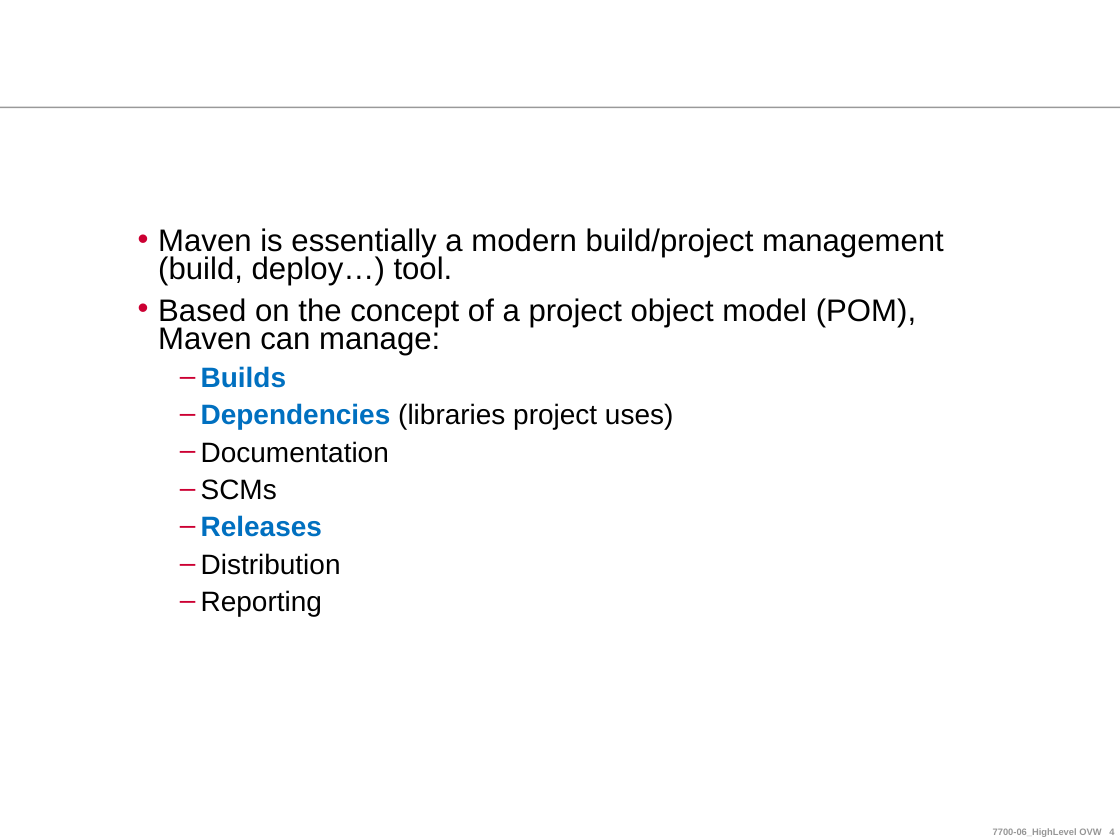
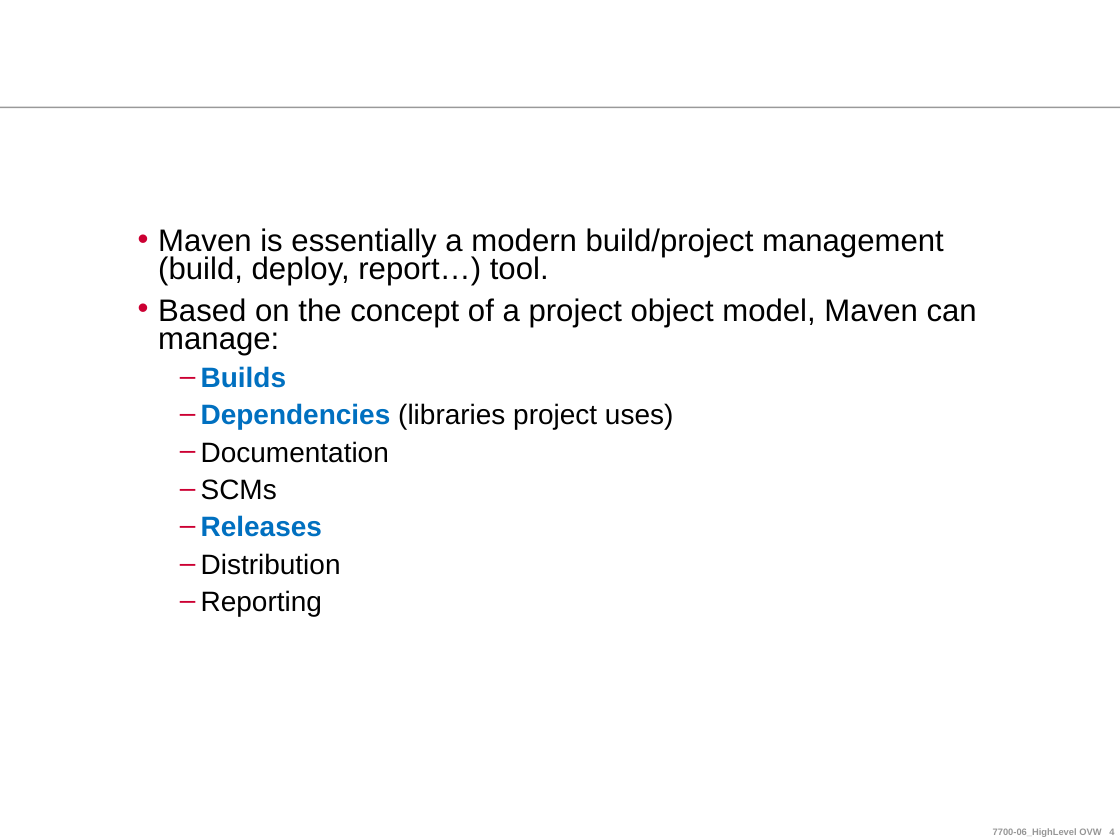
Before and after one commit to ndlongit/longnd-data, a slide deck: slide 4 of Document/Tutorial/[Presentation] Maven.ppt. Drawn at 1120x840 pixels with LibreOffice and Linux fonts; fonts in the diff are those of the drawing; background and template pictures are left out. Boxes give left, top, right and bottom in pixels: in the first picture for what was removed or moved away, otherwise in the second. Text is boxed around its words. In the diff, an @@ line names an element or a change of style, - is before the commit and + after.

```diff
--- a/Document/Tutorial/[Presentation] Maven.ppt
+++ b/Document/Tutorial/[Presentation] Maven.ppt
@@ text at bbox=[158, 228, 977, 355]: text changed @@
-• Maven is essentially a modern build/project management (build, deploy…) tool.
-• Based on the concept of a project object model (POM), Maven can manage:
+• Maven is essentially a modern build/project management (build, deploy, report…) tool.
+• Based on the concept of a project object model, Maven can manage:
```
Also in this commit, not shown: 3 other slides changed, 1 slide added.
